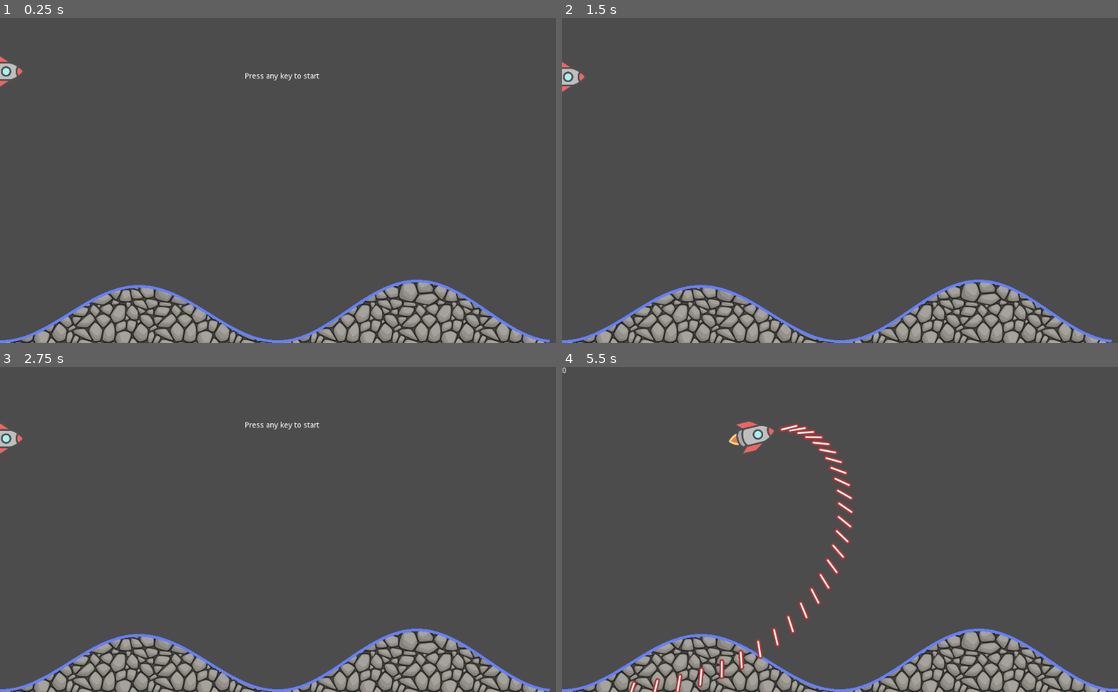
Above: before the commit, frames 1-4 (two rows, left to right).
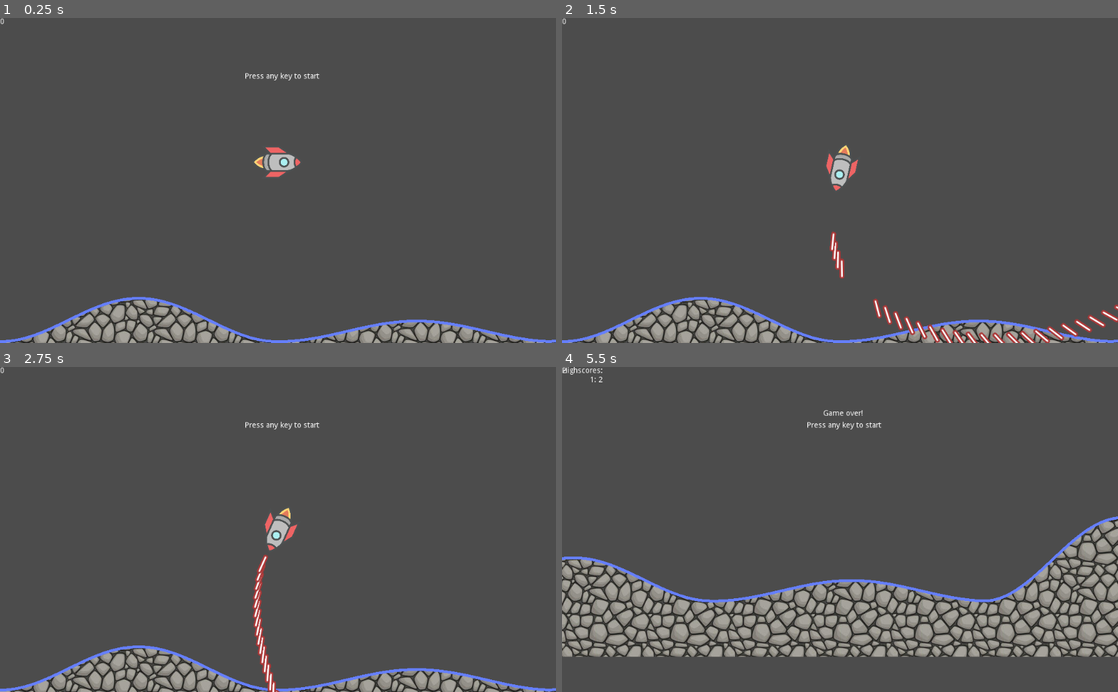
Above: after the commit, the same moments.

Repository: marcmos/space-shooter
Game: Godot game, scene res://Game.tscn
The game is run twice, just before and just after one commit, with the same random seed, the same clock (stepped at 60 frames per second) and the same inputs. Before the commit the project starts from res://Level.tscn.
Inputs:
- Up to frame 1 (0.25 s): no input
- Up to frame 2 (1.5 s): tap Enter at 0.5 s; hold D (right) 0.53-1.28 s; hold Space (shoot) 0.53-1.28 s; hold A (left) from 1.28 s (still down); tap Space (shoot) at 1.35 s
- Up to frame 3 (2.75 s): tap Enter at 2 s; release A (left) at 2.03 s; hold D (right) from 2.03 s (still down); hold Space (shoot) from 2.03 s (still down)
- Up to frame 4 (5.5 s): tap Enter at 2.75, 5 s; release D (right) at 2.78 s; release Space (shoot) at 2.78 s; hold W (up) 2.78-3.53 s; tap Space (shoot) at 2.85, 4.35 s; hold Space (shoot) 3.53-4.28 s; hold A (left) from 3.53 s (still down); hold Space (shoot) from 5.03 s (still down)

The runs differ from the first frame. In frame 1, 5.9% of the frame differs, in the area x 0-100%, y 0-100%; in frame 2, 6.8%; in frame 3, 6.7%; in frame 4, 29%.

Commit message:
State: quite playable

Diff:
--- /dev/null
+++ b/Game.gd
@@ -0,0 +1,44 @@
+extends Node
+
+var restart_cooldown = true
+
+export (PackedScene) var Level
+
+var level
+
+func is_game_over():
+	return level.game_over
+
+func game_over():
+	restart_cooldown = true
+	$RestartTimer.start()
+	print("restart cooldown timer started")
+
+func instance_level():
+	var new_level = Level.instance()
+	new_level.connect("game_over", self, "_on_Level_game_over")
+	new_level.connect("game_over", $HUD, "_on_Level_game_over")
+	new_level.connect("game_started", $HUD, "_on_Level_game_started")
+	return new_level
+
+func _process(delta):
+	if level == null:
+		level = instance_level()
+		add_child(level)
+
+	$HUD/Score.text = str(level.score())
+
+	if is_game_over() and (not restart_cooldown) and Input.is_action_pressed("up"):
+		level.queue_free()
+		level = null
+
+func _on_Mob_hit():
+	#mob_hits += 1
+	pass
+
+func _on_RestartTimer_timeout():
+	restart_cooldown = false
+	print("restart now possible")
+
+func _on_Level_game_over(score):
+	game_over()
--- /dev/null
+++ b/Game.tscn
@@ -0,0 +1,47 @@
+[gd_scene load_steps=4 format=2]
+
+[ext_resource path="res://Game.gd" type="Script" id=1]
+[ext_resource path="res://Level.tscn" type="PackedScene" id=2]
+[ext_resource path="res://HUD.gd" type="Script" id=3]
+
+[node name="Game" type="Node2D"]
+script = ExtResource( 1 )
+Level = ExtResource( 2 )
+
+[node name="HUD" type="CanvasLayer" parent="."]
+script = ExtResource( 3 )
+
+[node name="Score" type="Label" parent="HUD"]
+margin_bottom = 14.0
+text = "x"
+
+[node name="Label" type="Label" parent="HUD"]
+margin_left = 450.639
+margin_top = 100.701
+margin_right = 587.639
+margin_bottom = 114.701
+text = "Press any key to start"
+
+[node name="BlinkTimer" type="Timer" parent="HUD/Label"]
+autostart = true
+
+[node name="Highscore" type="Label" parent="HUD"]
+anchor_right = 0.33
+margin_right = -337.92
+align = 2
+valign = 1
+
+[node name="GameOver" type="Label" parent="HUD"]
+visible = false
+margin_left = 480.537
+margin_top = 79.3119
+margin_right = 554.537
+margin_bottom = 93.3119
+text = "Game over!"
+
+[node name="RestartTimer" type="Timer" parent="."]
+wait_time = 2.0
+one_shot = true
+
+[connection signal="timeout" from="HUD/Label/BlinkTimer" to="HUD" method="blink"]
+[connection signal="timeout" from="RestartTimer" to="." method="_on_RestartTimer_timeout"]
--- a/HUD.gd
+++ b/HUD.gd
@@ -6,17 +6,25 @@
 	$Label.visible = !$Label.visible
 
 func game_over(score):
-	print(score)
 	highscore.push_back(score)
 	$Highscore.text = "Highscores:\n";
-	for i in range(0, len(highscore) - 1):
+	for i in range(0, len(highscore)):
 		$Highscore.text += str(i + 1) + ": " + str(highscore[i]) + "\n"
 		print($Highscore.text)
 	$Highscore.visible = true
 	$GameOver.visible = true
+	$Label.visible = true
+	$Label/BlinkTimer.start()
 
 func game_start():
+	print("hiding hud")
 	$Highscore.visible = false
 	$GameOver.visible = false
 	$Label/BlinkTimer.stop()
 	$Label.visible = false
+
+func _on_Level_game_started():
+	game_start()
+
+func _on_Level_game_over(score):
+	game_over(score)
--- a/Level.gd
+++ b/Level.gd
@@ -2,61 +2,65 @@
 
 export (PackedScene) var Mob
 
-signal game_start
+signal game_started
 signal game_over(score)
 
+var game_started = false
+var game_over = false
+
+onready var camera_left = camera_left_margin()
+
 var mob_hits = 0
-var game_over = true
-var restart_cooldown
 
-func is_game_over():
-	return game_over
-
-func game_start():
-	if restart_cooldown:
+func game_over_condition():
+	if game_over:
 		return
 
-	emit_signal("game_start")
-	mob_hits = 0
-	game_over = false
+	game_over = true
+	$Player/Camera2D.current = false
+	$MobTimer.stop()
+	print("emitting game over")
+	emit_signal("game_over", score())
 
 func score():
 	return $Player/Camera2D.limit_left / 100 + mob_hits * 10
 
-func _process(delta):
-	if game_over:
-		if Input.is_action_pressed("up"):
-			game_over = false
-			emit_signal("game_start")
-		return
-
-	$Terrain.add_hills_if_necessary($Player.position)
-
-	$Player/Camera2D.limit_left = max($Player.position.x - 500, $Player/Camera2D.limit_left)
-	$HUD/Score.text = str(score())
-
-func _on_Mob_hit():
-	mob_hits += 1
-
 func spawn_mob():
 	var mob = Mob.instance()
-	mob.connect("hit", self, "_on_Mob_hit")
+
+	mob.position = Vector2($Player.position.x + rand_range(1000, 5000), -rand_range(100, 200))
+	mob.linear_velocity = Vector2(-rand_range(score() + 200, score() * 2), rand_range(0, 200))
+	mob.angular_velocity = rand_range(-2, 2)
 
 	add_child(mob)
 
-	mob.position = Vector2($Player.position.x + rand_range(1000, 5000), -rand_range(100, 200))
+func camera_left_margin():
+	return $Player/Camera2D.global_position.x - get_viewport().size.x / 2
 
-	mob.linear_velocity = Vector2(-rand_range(score() + 200, score() * 2), rand_range(0, 200))
-	mob.angular_velocity = rand_range(-2, 2)
+#func update_left_margin(extra_drift):
+	#if camera_left < left_margin():
+	#	camera_left = left_margin()
+	#	$Player/Camera2D.limit_left = camera_left + extra_drift
+
+func monotonic_left_margin_update(value, guaranteed_step):
+	camera_left = max(camera_left, value) + guaranteed_step
+	return camera_left
+
+func _process(delta):
+	$Terrain.add_hills_if_necessary($Player.position)
+
+	if game_started and not game_over:
+		$Player/Camera2D.limit_left = monotonic_left_margin_update(camera_left_margin(), 2 + $Player/Camera2D.limit_left * 0.0005)
+
+		if $Player.beyond_bounds():
+			game_over_condition()
+
+	if not game_started and Input.is_action_pressed("up"):
+		game_started = true
+		emit_signal("game_started")
 
 func _on_Player_body_entered(body):
-	if game_over:
-		return
-	else:
-		game_over = true
-		restart_cooldown = true
-		$RestartTimer.start()
-		emit_signal("game_over", score())
+	game_over_condition()
 
-func _on_RestartTimer_timeout():
-	restart_cooldown = false
+func _on_MobTimer_timeout():
+	spawn_mob()
--- a/Level.tscn
+++ b/Level.tscn
@@ -1,32 +1,40 @@
-[gd_scene load_steps=9 format=2]
+[gd_scene load_steps=8 format=2]
 
 [ext_resource path="res://Level.gd" type="Script" id=1]
 [ext_resource path="res://Mob.tscn" type="PackedScene" id=2]
-[ext_resource path="res://Player.gd" type="Script" id=3]
-[ext_resource path="res://PlayerBullet.tscn" type="PackedScene" id=4]
-[ext_resource path="res://rocket.png" type="Texture" id=5]
-[ext_resource path="res://Terrain.gd" type="Script" id=6]
-[ext_resource path="res://HUD.gd" type="Script" id=7]
+[ext_resource path="res://Terrain.gd" type="Script" id=3]
+[ext_resource path="res://Player.gd" type="Script" id=4]
+[ext_resource path="res://PlayerBullet.tscn" type="PackedScene" id=5]
+[ext_resource path="res://rocket.png" type="Texture" id=6]
 
-[sub_resource type="ConvexPolygonShape2D" id=2]
+[sub_resource type="ConvexPolygonShape2D" id=1]
 points = PoolVector2Array( 35, -30, 5, 47, -29, -30 )
 
-[node name="Level" type="Node2D"]
+[node name="Level" type="Node"]
 script = ExtResource( 1 )
 Mob = ExtResource( 2 )
 
+[node name="MobTimer" type="Timer" parent="."]
+autostart = true
+
+[node name="Terrain" type="StaticBody2D" parent="."]
+editor/display_folded = true
+script = ExtResource( 3 )
+
+[node name="TerrainLine" type="Line2D" parent="Terrain"]
+texture_mode = -1082211219
+
 [node name="Player" type="RigidBody2D" parent="."]
-editor/display_folded = true
 position = Vector2( 512.703, 167.629 )
 rotation = -1.5708
 gravity_scale = 0.1
 contacts_reported = 1
 contact_monitor = true
-script = ExtResource( 3 )
-bullet = ExtResource( 4 )
+script = ExtResource( 4 )
+bullet = ExtResource( 5 )
 
 [node name="CollisionShape2D" type="CollisionShape2D" parent="Player"]
-shape = SubResource( 2 )
+shape = SubResource( 1 )
 
 [node name="Muzzle" type="Position2D" parent="Player"]
 position = Vector2( 0, 70 )
@@ -47,59 +55,5 @@
 
 [node name="BulletContainer" type="Node" parent="Player"]
 
-[node name="BorderTimer" type="Timer" parent="Player"]
-wait_time = 0.01
-
-[node name="Terrain" type="StaticBody2D" parent="."]
-editor/display_folded = true
-script = ExtResource( 6 )
-
-[node name="TerrainLine" type="Line2D" parent="Terrain"]
-texture_mode = -1082211219
-
-[node name="MobTimer" type="Timer" parent="."]
-autostart = true
-
-[node name="HUD" type="CanvasLayer" parent="."]
-editor/display_folded = true
-script = ExtResource( 7 )
-
-[node name="Score" type="Label" parent="HUD"]
-margin_bottom = 14.0
-
-[node name="Label" type="Label" parent="HUD"]
-margin_left = 450.639
-margin_top = 100.701
-margin_right = 587.639
-margin_bottom = 114.701
-text = "Press any key to start"
-
-[node name="BlinkTimer" type="Timer" parent="HUD/Label"]
-autostart = true
-
-[node name="Highscore" type="Label" parent="HUD"]
-anchor_right = 0.33
-margin_right = -337.92
-align = 2
-valign = 1
-
-[node name="GameOver" type="Label" parent="HUD"]
-visible = false
-margin_left = 480.537
-margin_top = 79.3119
-margin_right = 554.537
-margin_bottom = 93.3119
-text = "Game over!"
-
-[node name="RestartTimer" type="Timer" parent="."]
-wait_time = 2.0
-one_shot = true
-
-[connection signal="game_over" from="." to="HUD" method="game_over"]
-[connection signal="game_start" from="." to="HUD" method="game_start"]
-[connection signal="game_start" from="." to="Player" method="game_start"]
+[connection signal="timeout" from="MobTimer" to="." method="_on_MobTimer_timeout"]
 [connection signal="body_entered" from="Player" to="." method="_on_Player_body_entered"]
-[connection signal="timeout" from="Player/BorderTimer" to="Player" method="_on_BorderTimer_timeout"]
-[connection signal="timeout" from="MobTimer" to="." method="spawn_mob"]
-[connection signal="timeout" from="HUD/Label/BlinkTimer" to="HUD" method="blink"]
-[connection signal="timeout" from="RestartTimer" to="." method="_on_RestartTimer_timeout"]
--- a/Mob.tscn
+++ b/Mob.tscn
@@ -17,5 +17,3 @@
 
 [node name="CollisionShape2D" type="CollisionShape2D" parent="."]
 shape = SubResource( 1 )
-
-[connection signal="body_entered" from="." to="." method="_on_Mob_body_entered"]
--- a/Player.gd
+++ b/Player.gd
@@ -6,27 +6,21 @@
 export (PackedScene) var bullet
 onready var bullet_container = get_node("BulletContainer")
 
-func reset():
-	$Camera2D.limit_left = 0
-	linear_velocity.x = 0
-	linear_velocity.y = 0
-	angular_velocity = 0
-	rotation = -PI / 2
-	position.x = 0
-	position.y = 0
-
-func _ready():
-	reset()
+func is_game_over():
+	return get_parent().game_over
 
 func _process(delta):
-	if get_parent().is_game_over():
+	if is_game_over():
 		return
 
 	if Input.is_action_pressed("shoot"):
 		shoot()
 
+
 func _integrate_forces(state):
-	if get_parent().is_game_over():
+	if is_game_over():
+		applied_force = Vector2()
+		applied_torque = 0
 		return
 
 	if Input.is_action_pressed("up"):
@@ -41,17 +35,15 @@
 
 	applied_torque = rotation_dir * torque
 
+func beyond_bounds():
+	return position.y < -200 or position.x < $Camera2D.limit_left
+
 func shoot():
 	var b = bullet.instance()
 	bullet_container.add_child(b)
-	b.start_at(rotation, $Muzzle.global_position)
+	b.start_at(rotation, $Muzzle.global_position, linear_velocity)
 	#apply_impulse(Vector2(5, 0), Vector2(-5, 0))
 
 func _on_BorderTimer_timeout():
-	if get_parent().is_game_over():
-		return
-
-	$Camera2D.limit_left += 1
-
-func game_start():
-	reset()
+	if not is_game_over():
+		$Camera2D.limit_left += 1
--- a/PlayerBullet.gd
+++ b/PlayerBullet.gd
@@ -6,10 +6,10 @@
 func _ready():
 	set_physics_process(true)
 
-func start_at(dir, pos):
+func start_at(dir, pos, origin_speed):
 	rotation = dir
 	position = pos
-	vel = Vector2(speed, 0).rotated(dir + PI / 2)
+	vel = Vector2(speed + origin_speed.x, 0).rotated(dir + PI / 2)
 
 func _physics_process(delta):
 	position = position + vel * delta
--- a/project.godot
+++ b/project.godot
@@ -16,7 +16,7 @@
 [application]
 
 config/name="Space shooter"
-run/main_scene="res://Level.tscn"
+run/main_scene="res://Game.tscn"
 config/icon="res://icon.png"
 
 [input]
Not shown: 1 places in Level.tscn that only renumber resources
